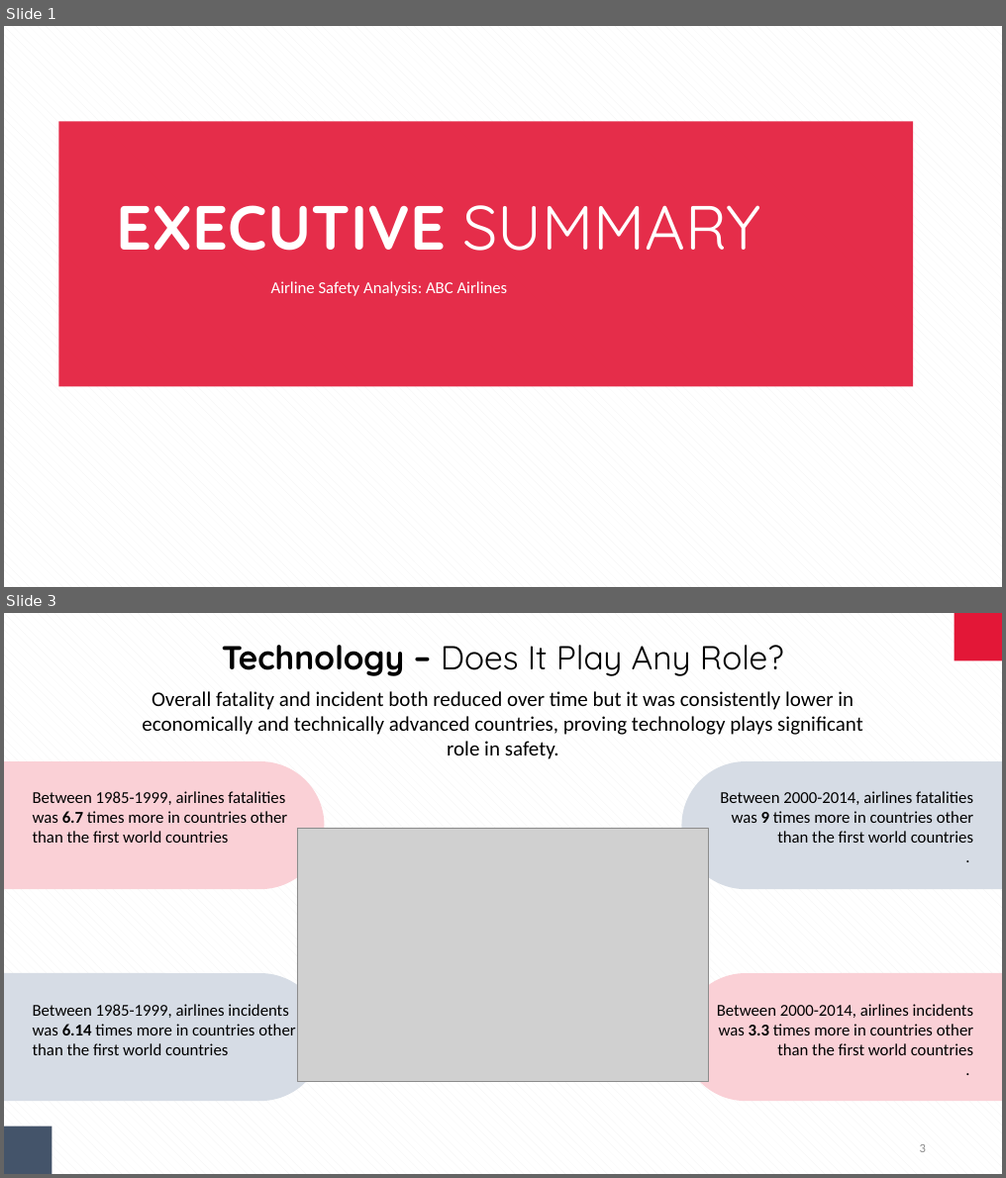
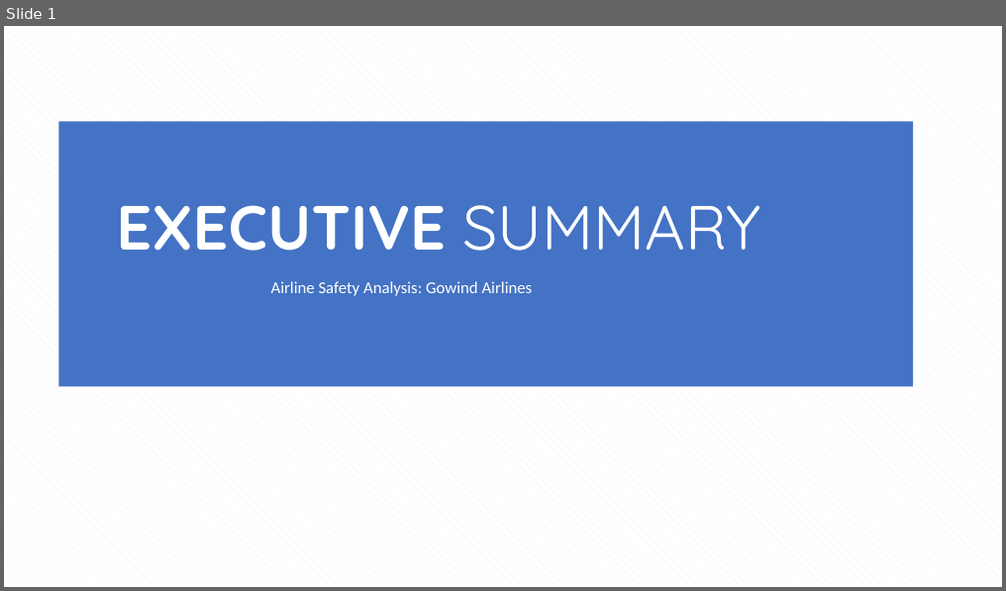
Before and after one commit to suprajarapuru/Data-Visulization-Story-Telling, a slide deck: Term Project/RapuruSupraja_Executive Summary_Airline_Safety.pptx. Shown one above the other, each under a label of ours: slides 1 and 3 before the commit, slide 1 after it; the slides between them are not shown. The pictures are 1006x1178 and 1006x591 pixels, drawn with LibreOffice and Linux fonts; fonts in the diff are those of the drawing; grey boxes stand for pictures. Boxes give left, top, right and bottom in pixels: in the first picture for what was removed or moved away, otherwise in the second. Text is boxed around its words. In the diff, an @@ line names an element or a change of style, - is before the commit and + after.

```diff
--- a/Term Project/RapuruSupraja_Executive Summary_Airline_Safety.pptx
+++ b/Term Project/RapuruSupraja_Executive Summary_Airline_Safety.pptx
@@ slide 3 removed at [4,613,1002,1174], background pattern #F2F2F2 on #FFFFFF @@
@@ rectangle removed at [954,613,1002,661] @@
@@ text removed at [222,645,784,676] @@
-Technology – Does It Play Any Role?
@@ text removed at [142,691,863,760] @@
-Overall fatality and incident both reduced over time but it was consistently lower in economically and technically advanced countries, proving technology plays significant role in safety.
@@ round same rect removed at [4,761,325,889] @@
@@ round same rect removed at [682,761,1002,889] @@
@@ text removed at [33,791,287,843] @@
-Between 1985-1999, airlines fatalities was 6.7 times more in countries other than the first world countries
@@ text removed at [720,791,973,843] @@
-Between 2000-2014, airlines fatalities was 9 times more in countries other than the first world countries
-.
@@ picture removed at [297,828,709,1082] @@
@@ round same rect removed at [4,973,325,1101] @@
@@ round same rect removed at [682,973,1002,1101] @@
@@ text removed at [33,1004,295,1056] @@
-Between 1985-1999, airlines incidents was 6.14 times more in countries other than the first world countries
@@ text removed at [717,1004,973,1056] @@
-Between 2000-2014, airlines incidents was 3.3 times more in countries other than the first world countries
-.
@@ rectangle removed at [4,1127,52,1174] @@
@@ page number removed at [920,1145,926,1153] @@
-3
@@ slide 1 changed as well @@
@@ rectangle at [58,122,913,386]: fill #E31737 at 90% opacity to #4472C4 @@
@@ text at [271,281,533,296]: text changed @@
-Airline Safety Analysis: ABC Airlines
+Airline Safety Analysis: Gowind Airlines
```
Also in this commit, not shown: 9 slides added, 4 other slides removed, 1 other file.
